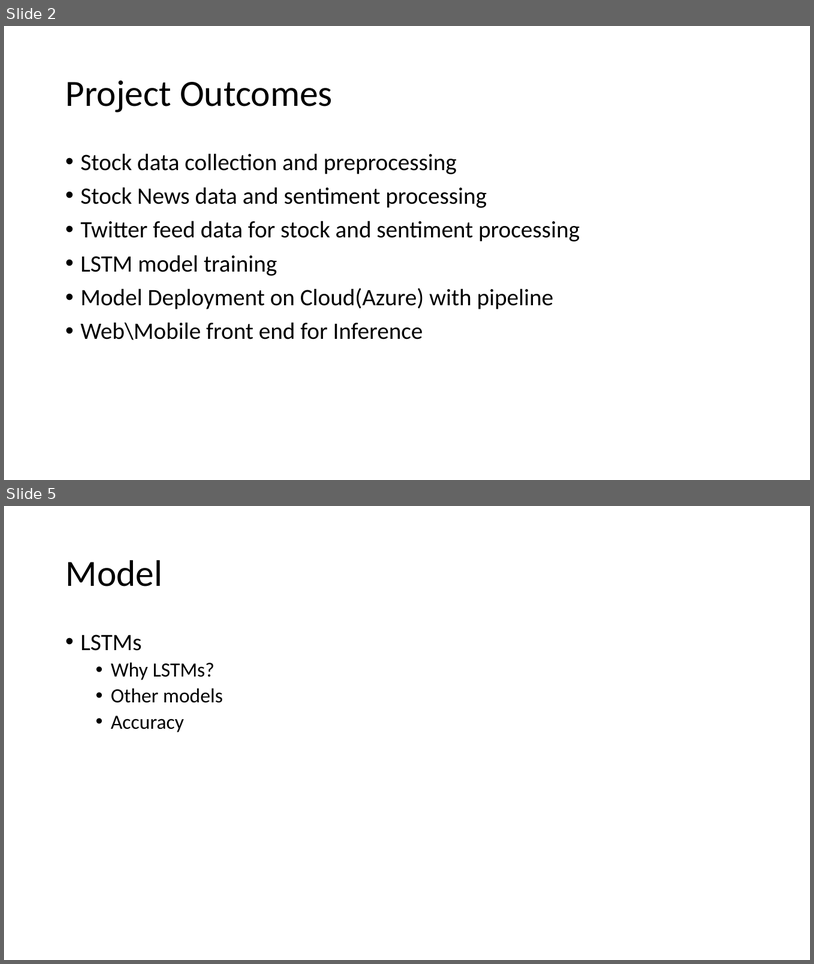
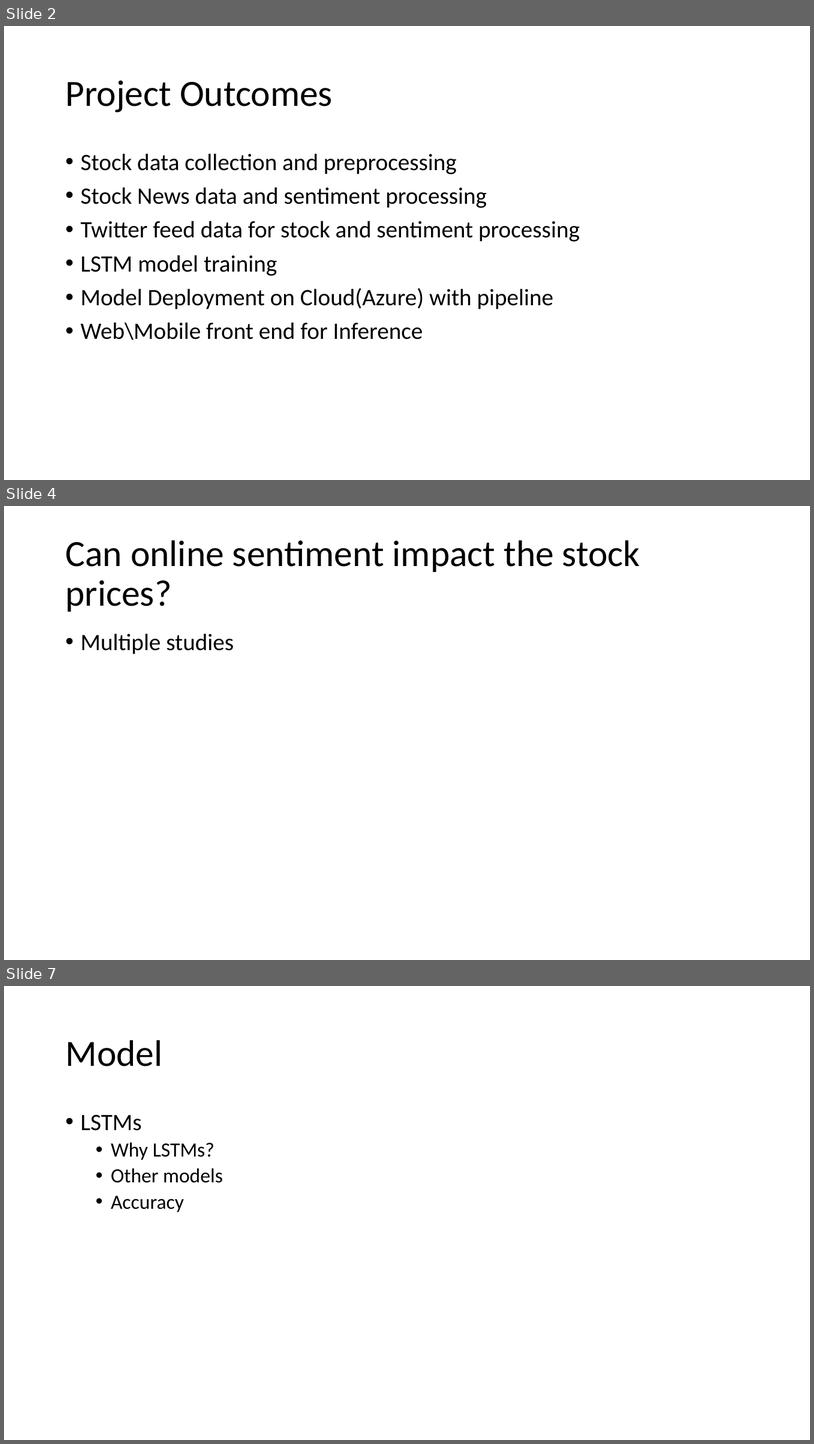
Before and after one commit to siddharthsingh89/iith-smai-project, a slide deck: presentation/smai_presentation.pptx. Shown one above the other, each under a label of ours: slides 2 and 5 before the commit, slides 2, 4 and 7 after it; the slides between them are not shown. The pictures are 814x964 and 814x1444 pixels, drawn with LibreOffice and Linux fonts; fonts in the diff are those of the drawing. Boxes give left, top, right and bottom in pixels: in the first picture for what was removed or moved away, otherwise in the second. Text is boxed around its words. In the diff, an @@ line names an element or a change of style, - is before the commit and + after.

```diff
--- a/presentation/smai_presentation.pptx
+++ b/presentation/smai_presentation.pptx
@@ slide 4 added at bbox=[4, 506, 810, 960], background #FFFFFF @@
@@ title added at bbox=[65, 540, 641, 612], 44 pt, text #000000 @@
+Can online sentiment impact the stock prices?
@@ text added at bbox=[81, 633, 234, 654], 28 pt, text #000000 @@
+• Multiple studies
@@ what was slide 5 is now slide 7 @@
```
Also in this commit, not shown: 6 slides changed, 3 other slides added.
